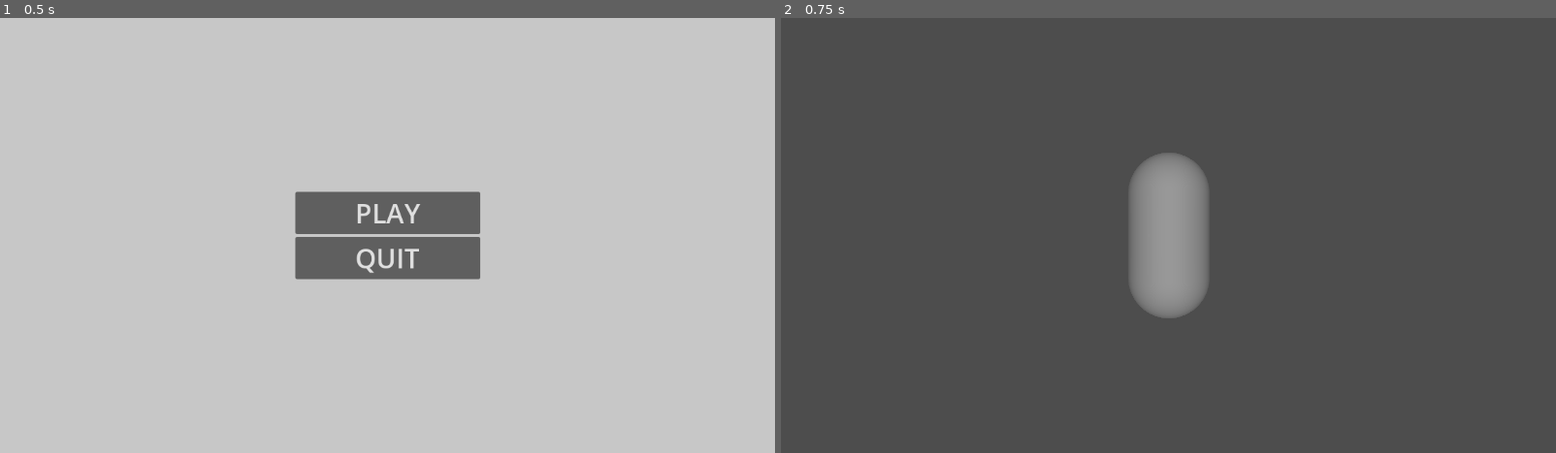
Above: before the commit, frames 1-2 (left to right).
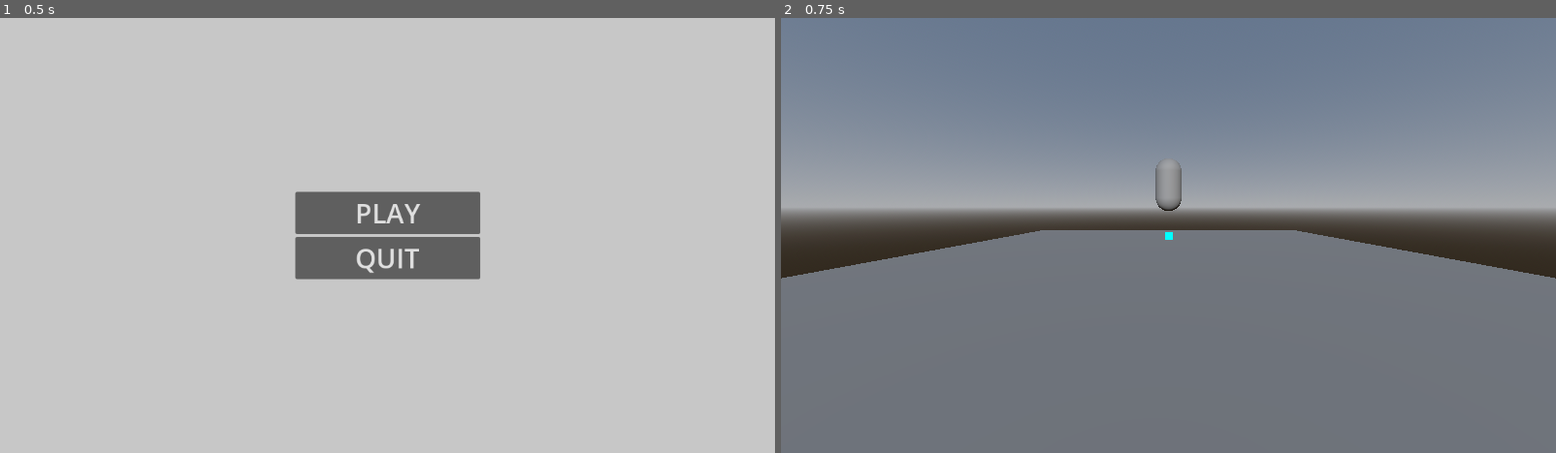
Above: after the commit, the same moments.

Repository: piperinnshall/cgra359-technology-demonstration
Game: Godot game, scene res://src/scenes/main.tscn
Two runs of this game, one before a commit and one after it. Both use one fixed random seed, a clock stepped at 60 frames per second and the inputs below.
Inputs:
- Up to frame 1 (0.5 s): no input
- Up to frame 2 (0.75 s): click "PLAY" at 0.5 s

Frame 1 is identical in both runs. In frame 2, 96% of the frame differs, in the area x 0-100%, y 0-100%.

Commit message:
refactor: Game coordinator handles all transitions, other coordinators are plumbing

Diff:
--- a/src/scenes/coordinators/ui_coordinator.tscn
+++ b/src/scenes/coordinators/ui_coordinator.tscn
@@ -2,10 +2,14 @@
 
 [ext_resource type="Script" uid="uid://b6ci02ybtqssp" path="res://src/scripts/coordinators/ui_coordinator.gd" id="1_plcdi"]
 [ext_resource type="PackedScene" uid="uid://k6roufgxwpqj" path="res://src/scenes/ui/main_menu.tscn" id="2_s2ev0"]
+[ext_resource type="PackedScene" uid="uid://bpvk0684y5hmb" path="res://src/scenes/ui/heads_up_display.tscn" id="2_w3ii6"]
 [ext_resource type="PackedScene" uid="uid://cnfkmepm6q0tt" path="res://src/scenes/ui/pause_menu.tscn" id="3_yjrxp"]
 
 [node name="UICoordinator" type="CanvasLayer" unique_id=684115348]
 script = ExtResource("1_plcdi")
+
+[node name="HeadsUpDisplay" parent="." unique_id=2056813074 instance=ExtResource("2_w3ii6")]
+visible = false
 
 [node name="MainMenu" parent="." unique_id=1723752814 instance=ExtResource("2_s2ev0")]
 visible = false
--- a/src/scenes/levels/level_demo.tscn
+++ b/src/scenes/levels/level_demo.tscn
@@ -2,12 +2,33 @@
 
 [ext_resource type="PackedScene" uid="uid://biqt6mobk7f7y" path="res://src/scenes/characters/player.tscn" id="1_llkpo"]
 
+[sub_resource type="ProceduralSkyMaterial" id="ProceduralSkyMaterial_llkpo"]
+sky_horizon_color = Color(0.66224277, 0.6717428, 0.6867428, 1)
+ground_horizon_color = Color(0.66224277, 0.6717428, 0.6867428, 1)
+
+[sub_resource type="Sky" id="Sky_dxec7"]
+sky_material = SubResource("ProceduralSkyMaterial_llkpo")
+
+[sub_resource type="Environment" id="Environment_rkge7"]
+background_mode = 2
+sky = SubResource("Sky_dxec7")
+glow_enabled = true
+
 [node name="LevelDemo" type="Node3D" unique_id=969973468]
 
+[node name="WorldEnvironment" type="WorldEnvironment" parent="." unique_id=1860513126]
+environment = SubResource("Environment_rkge7")
+
 [node name="Player" parent="." unique_id=1703816825 instance=ExtResource("1_llkpo")]
+transform = Transform3D(1, 0, 0, 0, 1, 0, 0, 0, 1, 0, 3.2072835, 0)
 
 [node name="Camera3D" type="Camera3D" parent="." unique_id=1818009520]
-transform = Transform3D(1, 0, 0, 0, 1, 0, 0, 0, 1, 0, 0, 3.4822226)
+transform = Transform3D(1, 0, 0, 0, 0.99502325, 0.09964304, 0, -0.09964304, 0.99502325, 0, 2.3592858, 11.029646)
 
 [node name="DirectionalLight3D" type="DirectionalLight3D" parent="." unique_id=832820091]
-transform = Transform3D(1, 0, 0, 0, 1, 0, 0, 0, 1, 0, 0, 3.4211931)
+transform = Transform3D(1, 0, 0, 0, 0.9225745, 0.38581902, 0, -0.38581902, 0.9225745, 0, 4.384159, 14.190635)
+
+[node name="Geometry" type="Node" parent="." unique_id=1184878265]
+
+[node name="CSGBox3D" type="CSGBox3D" parent="Geometry" unique_id=48814404]
+transform = Transform3D(20.32228, 0, 0, 0, 1, 0, 0, 0, 23.117025, 0, 0, 0)
--- /dev/null
+++ b/src/scenes/ui/heads_up_display.tscn
@@ -0,0 +1,24 @@
+[gd_scene format=3 uid="uid://bpvk0684y5hmb"]
+
+[node name="HeadsUpDisplay" type="Control" unique_id=2056813074]
+layout_mode = 3
+anchors_preset = 15
+anchor_right = 1.0
+anchor_bottom = 1.0
+grow_horizontal = 2
+grow_vertical = 2
+
+[node name="Cursor" type="ColorRect" parent="." unique_id=1609696543]
+layout_mode = 1
+anchors_preset = 8
+anchor_left = 0.5
+anchor_top = 0.5
+anchor_right = 0.5
+anchor_bottom = 0.5
+offset_left = -5.5
+offset_top = -5.5
+offset_right = 5.5
+offset_bottom = 5.5
+grow_horizontal = 2
+grow_vertical = 2
+color = Color(0, 1, 1, 1)
--- a/src/scenes/ui/main_menu.tscn
+++ b/src/scenes/ui/main_menu.tscn
@@ -11,7 +11,7 @@
 grow_vertical = 2
 script = ExtResource("1_rwhmm")
 
-[node name="ColorRect" type="ColorRect" parent="." unique_id=1793746539]
+[node name="Background" type="ColorRect" parent="." unique_id=1793746539]
 layout_mode = 1
 anchors_preset = 15
 anchor_right = 1.0
--- a/src/scripts/coordinators/game_coordinator.gd
+++ b/src/scripts/coordinators/game_coordinator.gd
@@ -1,15 +1,23 @@
 extends Node
 class_name GameCoordinator
 
+const UIState := UICoordinator.State
 const START_LEVEL := "res://src/scenes/levels/level_demo.tscn"
 
 var _scene_coordinator: SceneCoordinator
+var _ui_coordinator: UICoordinator
 
-func setup(scene_coordinator: SceneCoordinator):
+func setup(scene_coordinator: SceneCoordinator, ui_coordinator: UICoordinator):
     _scene_coordinator = scene_coordinator
+    _ui_coordinator = ui_coordinator
+    _ui_coordinator.change(UIState.MAIN_MENU)
 
 func play():
-    _scene_coordinator.change_scene(START_LEVEL)
+    _ui_coordinator.change(UIState.NONE)
+    _scene_coordinator.change(
+        START_LEVEL,
+        func(): _ui_coordinator.change(UIState.HUD)
+    )
 
 func quit():
     get_tree().quit()
--- a/src/scripts/coordinators/scene_coordinator.gd
+++ b/src/scripts/coordinators/scene_coordinator.gd
@@ -2,20 +2,24 @@
 class_name SceneCoordinator
 
 var _current_scene: Node3D
+var _loading_callable: Callable
 var _loading_path := ""
 
-func change_scene(path: String) -> void:
+func change(path: String, callable: Callable) -> void:
+    if _loading_path:
+        return
     ResourceLoader.load_threaded_request(path)
     _loading_path = path
+    _loading_callable = callable
     set_process(true)
 
 func _process(_delta: float) -> void:
-    if _loading_path == "":
+    if not _loading_path:
         return
     match ResourceLoader.load_threaded_get_status(_loading_path):
         ResourceLoader.THREAD_LOAD_LOADED:
-            var packed_scene: PackedScene = ResourceLoader.load_threaded_get(_loading_path)
-            _change(packed_scene)
+            var scene := ResourceLoader.load_threaded_get(_loading_path)
+            _change(scene)
             _stop_loading()
         ResourceLoader.THREAD_LOAD_FAILED:
             push_error("Failed to load scene: " + _loading_path)
@@ -25,9 +29,13 @@
     _loading_path = ""
     set_process(false)
 
-func _change(packed_scene: PackedScene) -> void:
+func _change(scene: PackedScene) -> void:
     if _current_scene:
         _current_scene.queue_free()
-    var instance := packed_scene.instantiate()
+
+    var instance := scene.instantiate()
     get_tree().root.add_child(instance)
     _current_scene = instance
+
+    if _loading_callable.is_valid():
+        _loading_callable.call()
--- a/src/scripts/coordinators/ui_coordinator.gd
+++ b/src/scripts/coordinators/ui_coordinator.gd
@@ -4,41 +4,37 @@
 enum State {
     MAIN_MENU,
     PAUSE_MENU,
+    HUD,
     NONE,
 }
 
 var _game_coordinator: GameCoordinator
 var _state := State.NONE
 
+@onready var _hud := $HeadsUpDisplay
 @onready var _main_menu := $MainMenu
 @onready var _pause_menu := $PauseMenu
 @onready var _ui := {
     State.MAIN_MENU: _main_menu,
     State.PAUSE_MENU: _pause_menu,
+    State.HUD: _hud,
 }
 
 func setup(game_coordinator: GameCoordinator):
     _game_coordinator = game_coordinator
     _main_menu.play_pressed.connect(_on_play_pressed)
     _main_menu.quit_pressed.connect(_on_quit_pressed)
-    _change(State.MAIN_MENU)
 
-
-func _change(new_state: State):
+func change(new_state: State):
     if _state == new_state:
         return
-    _hide()
-    _ui[new_state].show()
+    if _state != State.NONE:
+        _ui[_state].hide()
+    if new_state != State.NONE:
+        _ui[new_state].show()
     _state = new_state
 
-func _hide():
-    if _state == State.NONE:
-        return
-    _ui[_state].hide()
-
 func _on_play_pressed():
-    _hide()
-    _state = State.NONE
     _game_coordinator.play()
 
 func _on_quit_pressed():
--- a/src/scripts/main.gd
+++ b/src/scripts/main.gd
@@ -6,4 +6,4 @@
 
 func _ready() -> void:
     _ui_coordinator.setup(_game_coordinator)
-    _game_coordinator.setup(_scene_coordinator)
+    _game_coordinator.setup(_scene_coordinator, _ui_coordinator)
